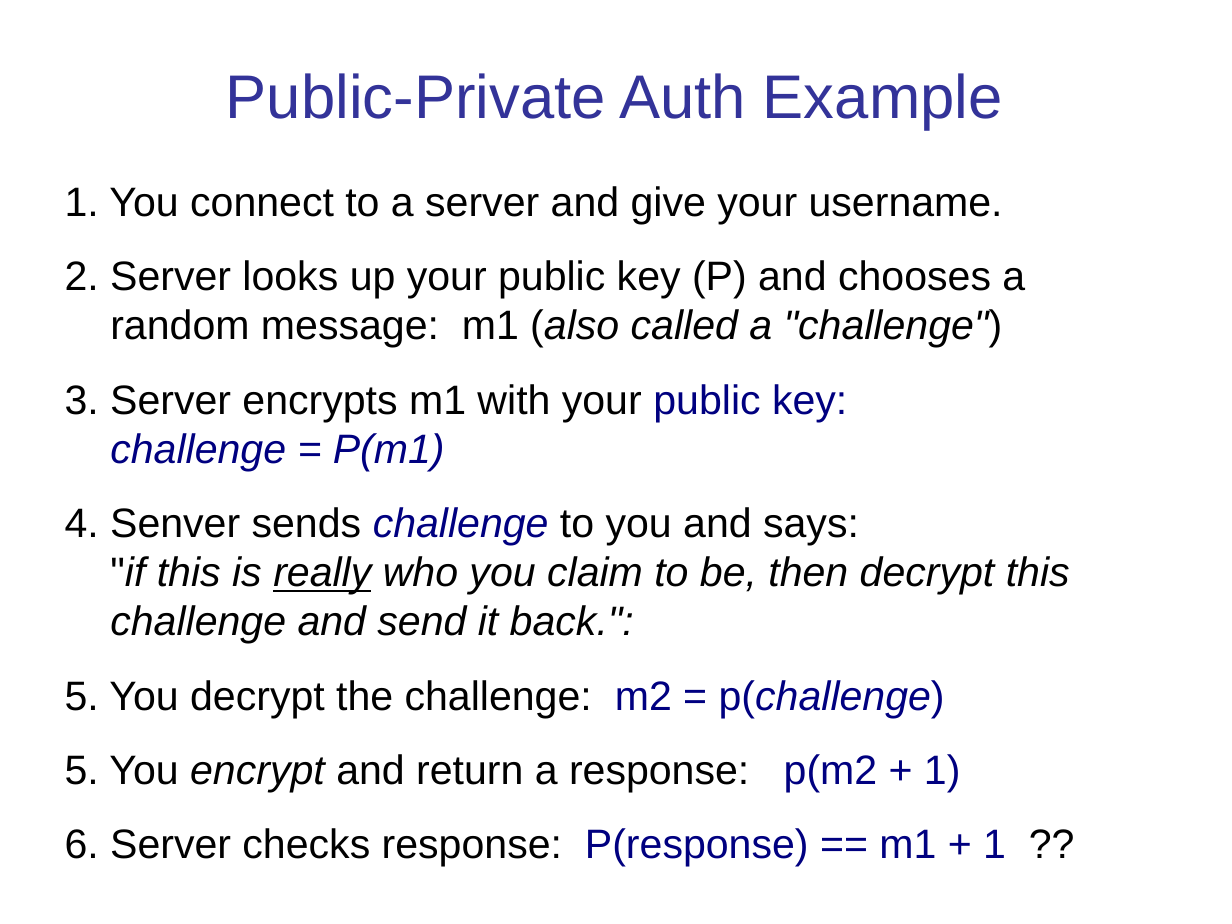
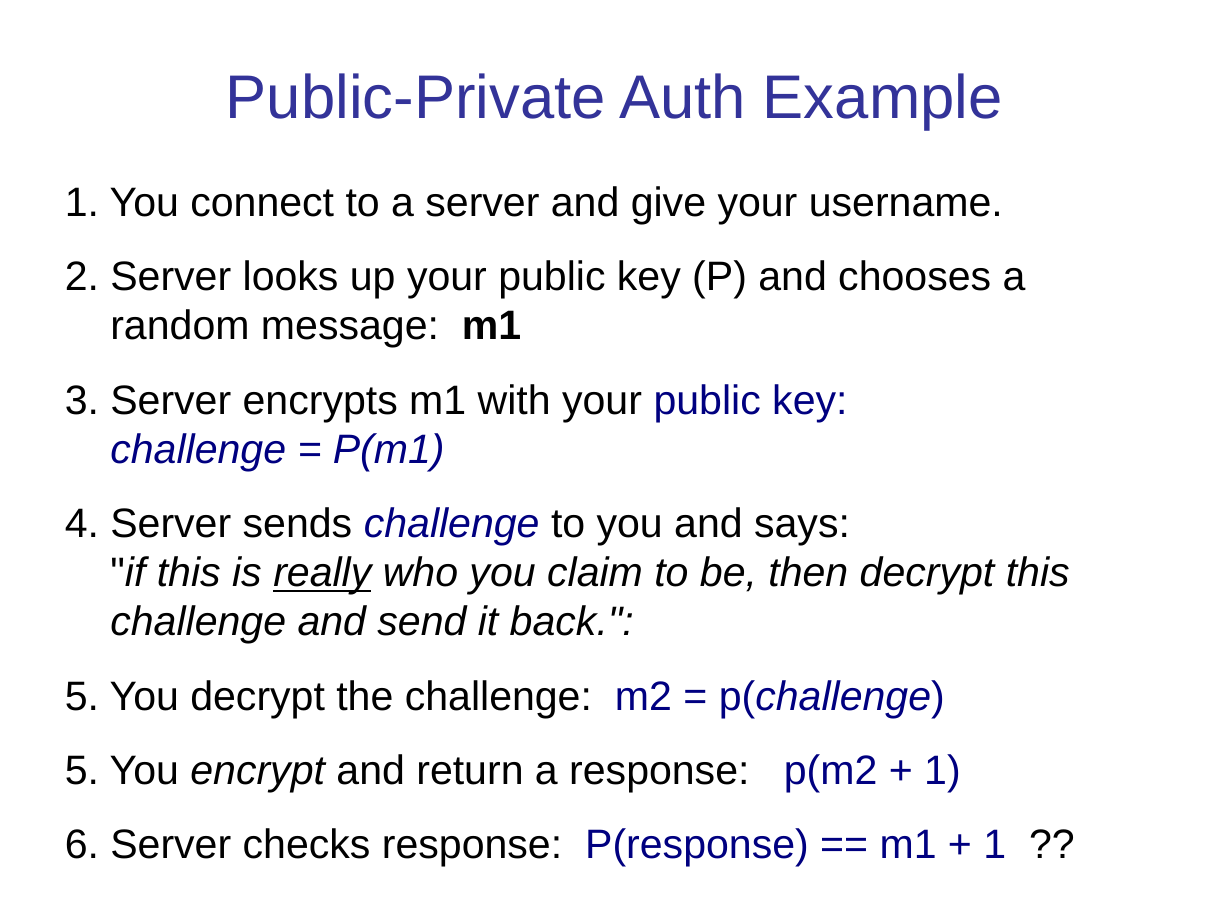
Before and after one commit to cpske/ISP, a slide deck: slide 11 of authentication/Authentication-and-Authorization.ppt (slide 6 before the commit). Drawn at 1232x924 pixels with LibreOffice and Linux fonts; fonts in the diff are those of the drawing. Boxes give left, top, right and bottom in pixels: in the first picture for what was removed or moved away, otherwise in the second. Text is boxed around its words. In the diff, an @@ line names an element or a change of style, - is before the commit and + after.

```diff
--- a/authentication/Authentication-and-Authorization.ppt
+++ b/authentication/Authentication-and-Authorization.ppt
@@ text at (x1=65, y1=260, x2=1026, y2=348): text changed @@
-2. Server looks up your public key (P) and chooses a random message: m1 (also called a "challenge")
+2. Server looks up your public key (P) and chooses a random message: m1
@@ text at (x1=65, y1=507, x2=1070, y2=644): text changed @@
-4. Senver sends challenge to you and says:
-"if this is really who you claim to be, then decrypt this challenge and send it back.":
+4. Server sends challenge to you and says:
+"if this is really who you claim to be, then decrypt this challenge and send it back.":
```
Also in this commit, not shown: 17 other slides changed, 4 slides added, 18 slides removed, 4 other files.
